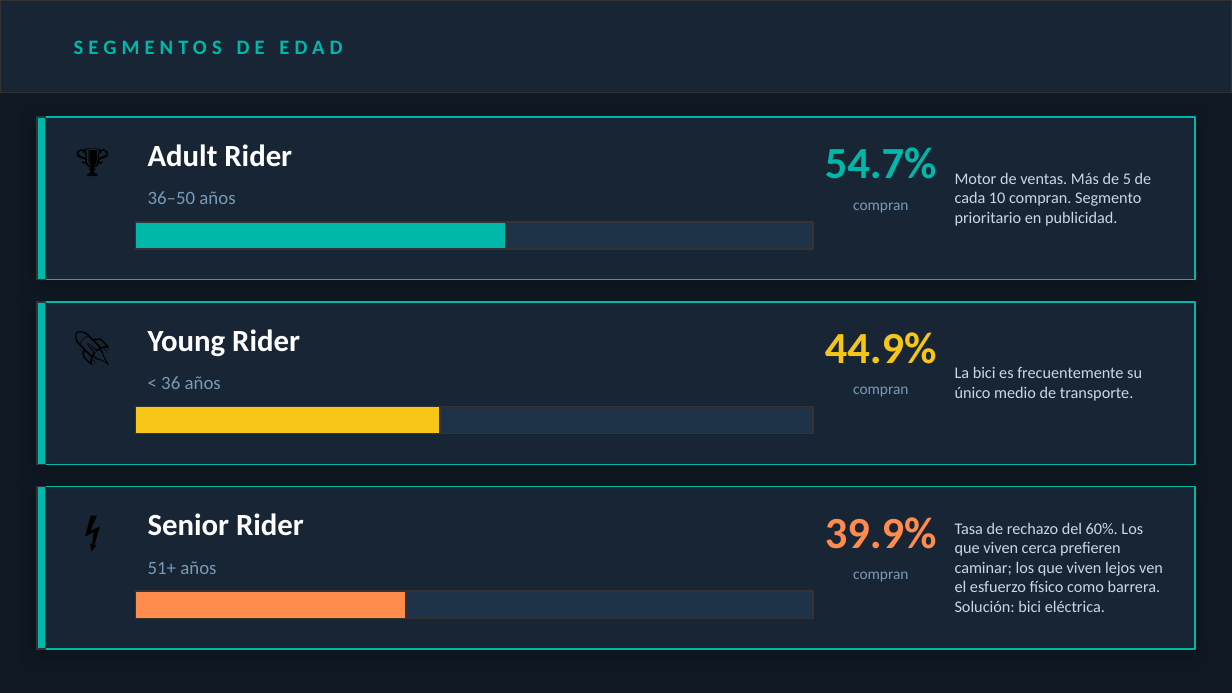
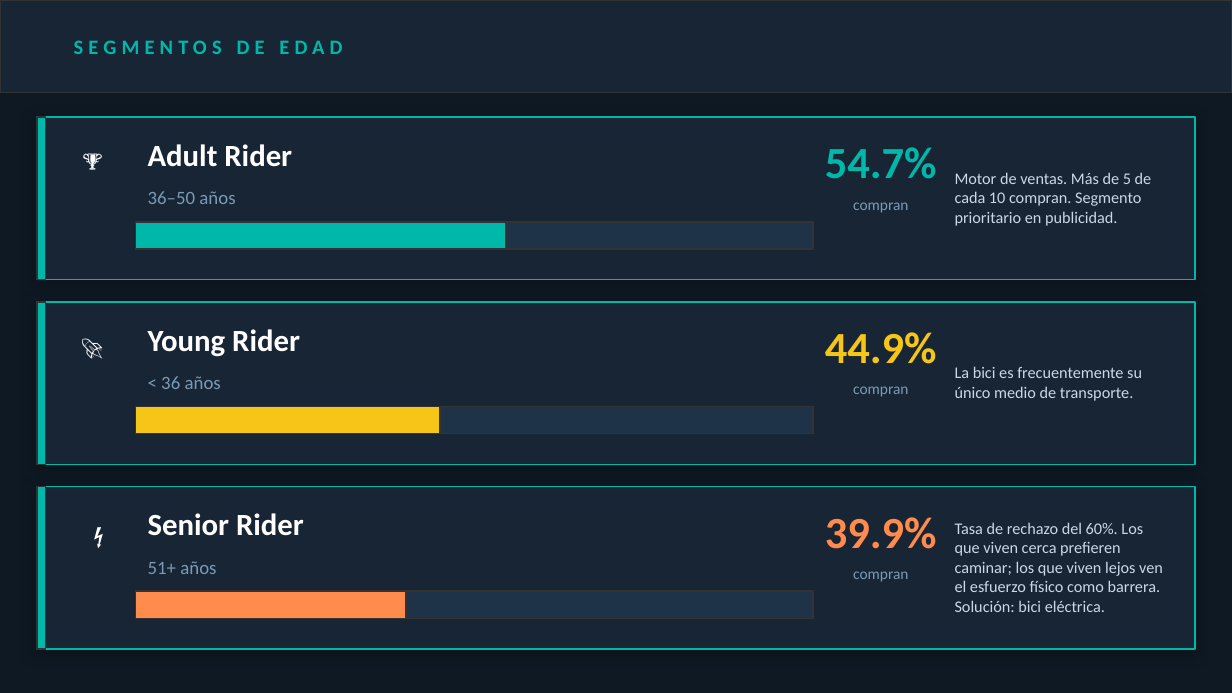
Before and after one commit to eaguilothio/bicis_clientes_excel, a slide deck: slide 3 of Analisis_Clientes_Bicis.pptx. Drawn at 1232x693 pixels with LibreOffice and Linux fonts; fonts in the diff are those of the drawing. Boxes give left, top, right and bottom in pixels: in the first picture for what was removed or moved away, otherwise in the second. Text is boxed around its words. In the diff, an @@ line names an element or a change of style, - is before the commit and + after.

Commit message:
Cambios en ppt

```diff
--- a/Analisis_Clientes_Bicis.pptx
+++ b/Analisis_Clientes_Bicis.pptx
@@ size 22 to 13 pt, text colour #000000 to #FFFFFF, bold on in 3 elements at [62,129,123,191], [62,499,136,618], [62,320,123,373] @@
```
Also in this commit, not shown: 1 other file.
